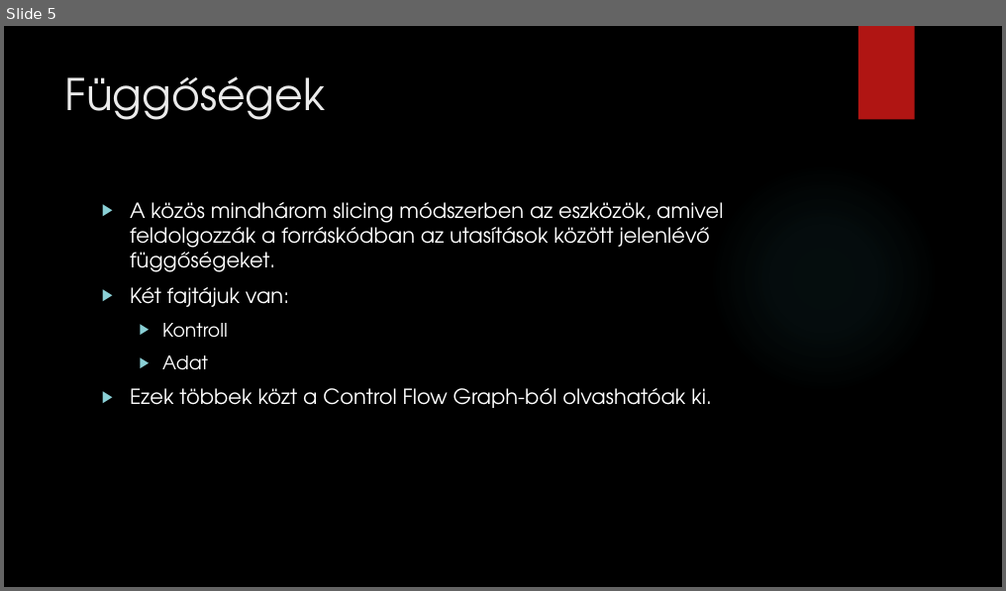
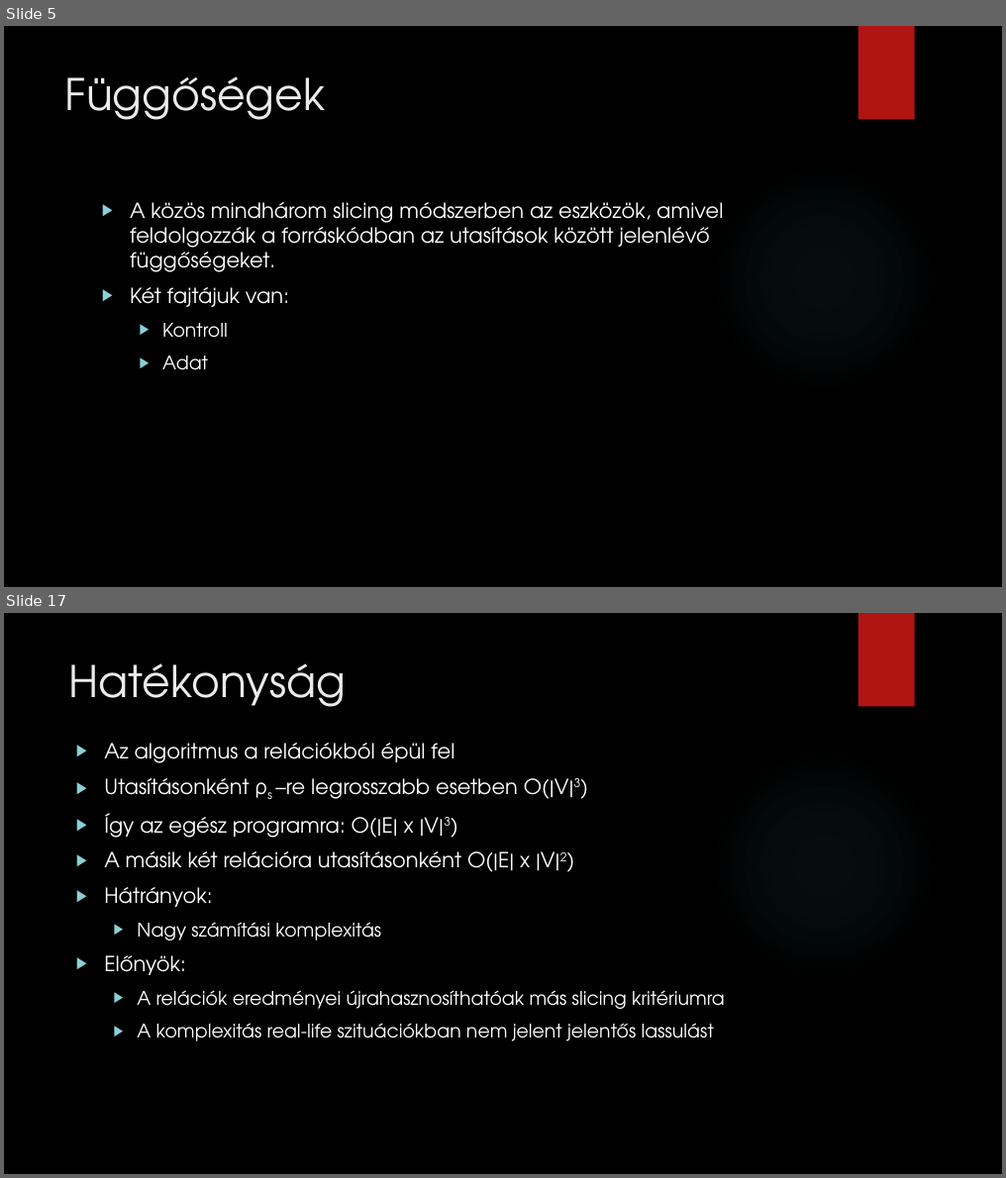
Before and after one commit to dwat3r/slicer, a slide deck: doc/Presentation.pptx. Shown one above the other, each under a label of ours: slide 5 before the commit, slides 5 and 17 after it; the slides between them are not shown. The pictures are 1006x591 and 1006x1178 pixels, drawn with LibreOffice and Linux fonts; fonts in the diff are those of the drawing; background and template pictures are left out. Boxes give left, top, right and bottom in pixels: in the first picture for what was removed or moved away, otherwise in the second. Text is boxed around its words. In the diff, an @@ line names an element or a change of style, - is before the commit and + after.

```diff
--- a/doc/Presentation.pptx
+++ b/doc/Presentation.pptx
@@ slide 17 added at (4,613,1002,1174), background picture (left out); not listed: 2 template elements that a slide beside it also shows @@
@@ title added at (69,663,346,707), 42 pt, text #EBEBEB @@
+Hatékonyság
@@ text added at (104,743,725,1042), 20 pt, text #FFFFFF @@
+▶ Az algoritmus a relációkból épül fel
+▶ Utasításonként ρs –re legrosszabb esetben O(|V|3)
+▶ Így az egész programra: O(|E| x |V|3)
+▶ A másik két relációra utasításonként O(|E| x |V|2)
+▶ Hátrányok:
+  ▶ Nagy számítási komplexitás
+▶ Előnyök:
+  ▶ A relációk eredményei újrahasznosíthatóak más slicing kritériumra
+  ▶ A komplexitás real-life szituációkban nem jelent jelentős lassulást
@@ slide 5 changed as well @@
@@ text at (130,388,712,408): paragraph removed @@
-▶ Ezek többek közt a Control Flow Graph-ból olvashatóak ki.
```
Also in this commit, not shown: 1 other slide changed, 26 other slides added, 1 slide removed, 15 other files.
